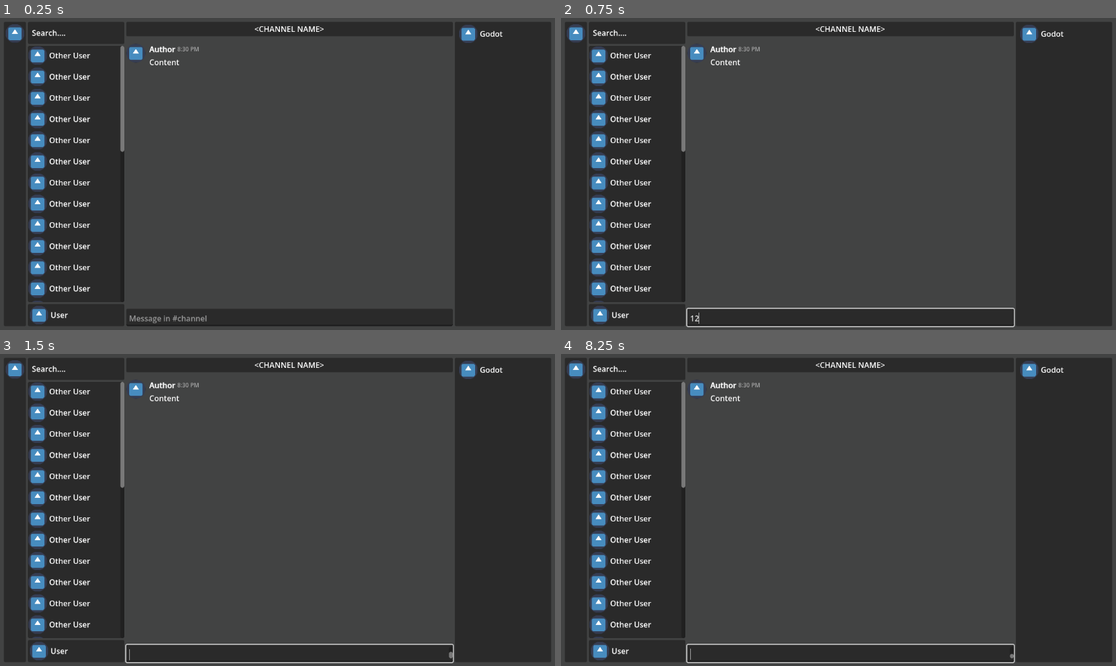
Above: before the commit, frames 1-4 (two rows, left to right).
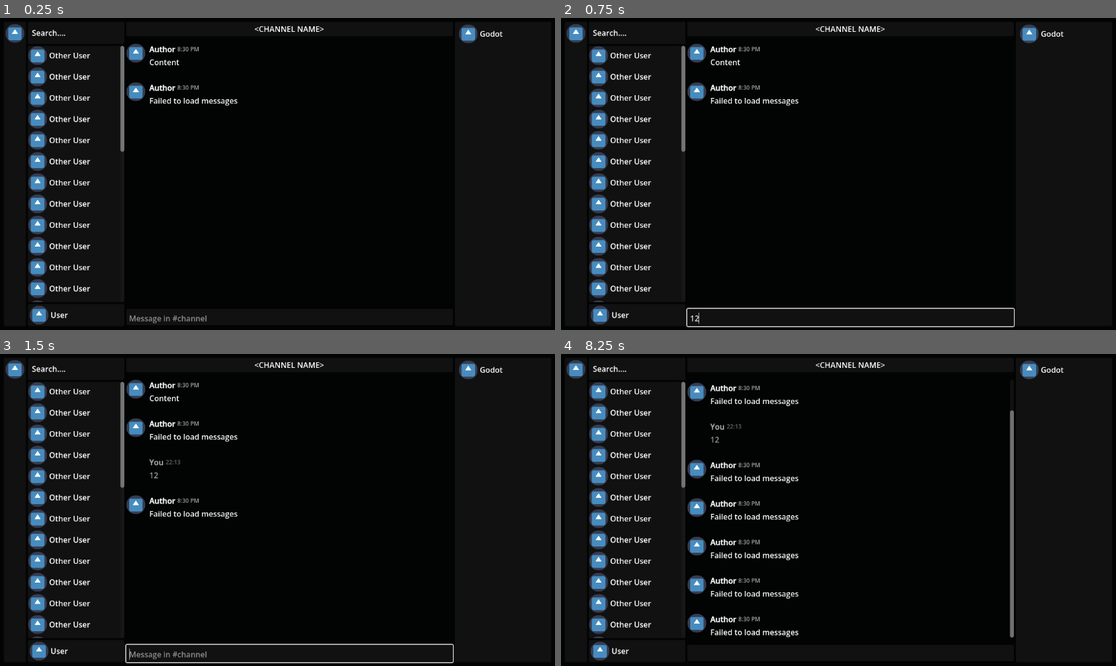
Above: after the commit, the same moments.

Repository: drtheodor/lothoclient
Game: Godot game, scene res://channel.tscn
The game is run twice, just before and just after one commit, with the same random seed, the same clock (stepped at 60 frames per second) and the same inputs. The engine's default icon, where the game draws it, is replaced by a stand-in: a white triangle on a blue panel in a dark square.
Inputs (mouse positions are in pixels of both pictures, inside the frame that each line leads up to):
- Up to frame 1 (0.25 s): no input
- Up to frame 2 (0.75 s): click (849, 317) at 0.52 s; type "12" at 0.6 s
- Up to frame 3 (1.5 s): tap Enter at 1.25, 1.35 s; move the mouse to (399, 494) at 1.27 s; click (399, 494) at 1.42 s
- Up to frame 4 (8.25 s): tap Space at 2, 3.5, 5.75 s; move the mouse to (727, 525) at 2.02 s; tap Keypad Enter every 1.5 s from 2.1 to 8.1 s; click (727, 525) at 2.17 s; tap Enter at 2.75, 2.85, 4.35, 5, 5.85, 7.35 s; move the mouse to (894, 441) at 2.77 s; click (894, 441) at 2.92 s; move the mouse to (810, 572) at 3.52 s; click (810, 572) at 3.67 s; move the mouse to (1005, 556) at 4.27 s; click (1005, 556) at 4.42 s; move the mouse to (672, 463) at 5.02 s; click (672, 463) at 5.17 s; move the mouse to (866, 510) at 5.77 s; click (866, 510) at 5.92 s; move the mouse to (755, 432) at 6.52 s; click (755, 432) at 6.67 s; move the mouse to (960, 494) at 7.27 s; click (960, 494) at 7.42 s; move the mouse to (727, 525) at 8.02 s; click (727, 525) at 8.17 s

The runs differ from the first frame. In frame 1, 95% of the frame differs, in the area x 0-100%, y 0-100%; in frame 2, 94%; in frame 3, 94%; in frame 4, 94%.
Error before the commit: Parse Error: Too many arguments for "get_avatar()" call. Expected at most 2 but received 3. (res://channel.gd:214)

Commit message:
fix: use new coroutines

Diff:
--- a/channel.gd
+++ b/channel.gd
@@ -210,11 +210,12 @@
 				last_message.set_author(author_name, author_id, author_avatar)
 				last_message.set_content(content, attachments, embeds)
 
-				if author_avatar and author_avatar != "":
-					Discord.get_avatar(author_id, author_avatar, self._on_image_loaded)
+				user_pref.text = author_name
+
+				if author_avatar and not author_avatar.is_empty():
+					user_pref_avatar.texture = await Discord.get_avatar(author_id, author_avatar)
 				else:
 					user_pref_avatar.texture = null
-				user_pref.text = author_name
 
 	# Wait for layout to update, then optionally scroll to bottom
 	await get_tree().process_frame
@@ -283,6 +284,3 @@
 			_add_pending_message(text_to_send)
 			Discord.send_message(Discord.channel, text_to_send)
 			_fetch_messages()
-
-func _on_image_loaded(texture: Texture2D) -> void:
-	user_pref_avatar.texture = texture
